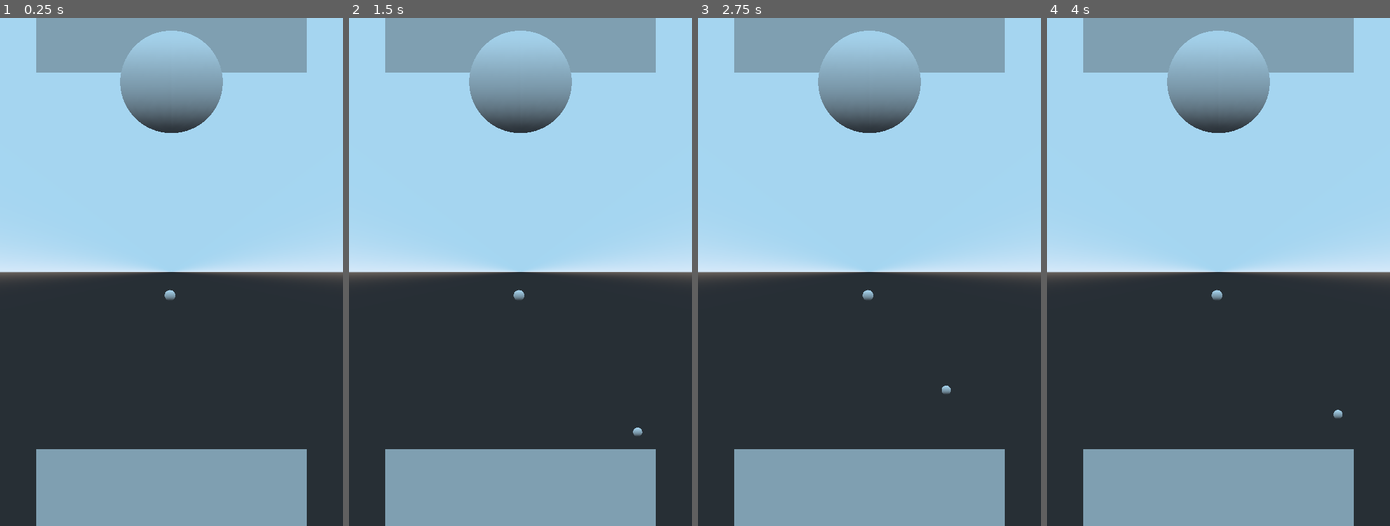
Above: before the commit, frames 1-4 (left to right).
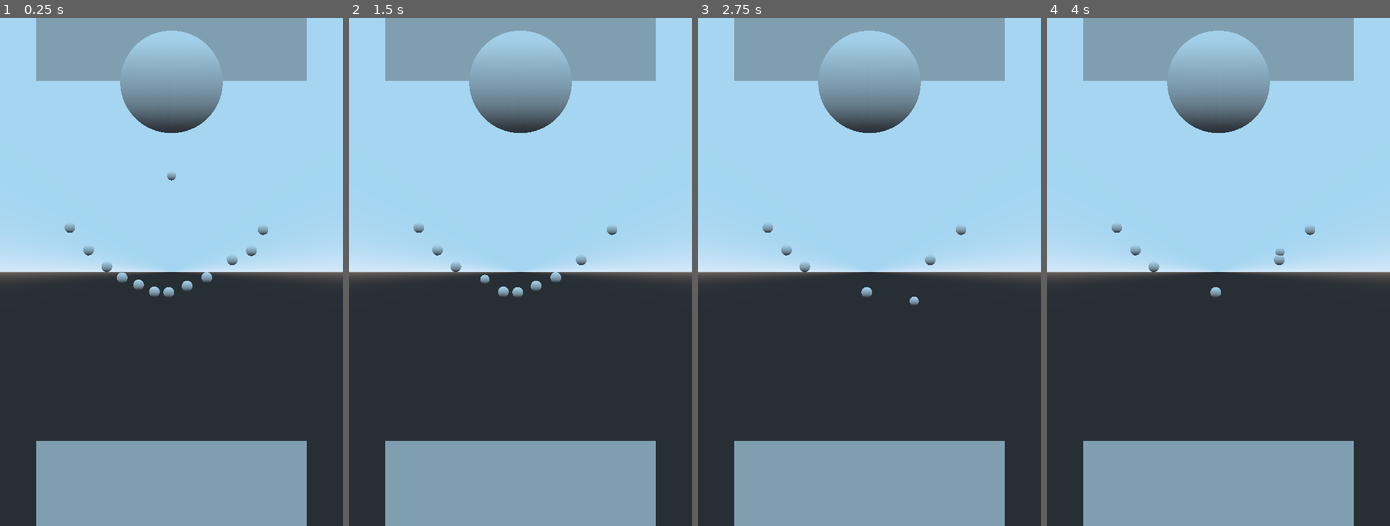
Above: after the commit, the same moments.

Repository: beothorn/librethrow
Game: Godot game, scene res://playStage/PlayStage.tscn
Two runs of this game, one before a commit and one after it. Both use one fixed random seed, a clock stepped at 60 frames per second and the inputs below.
Inputs (mouse positions are in pixels of both pictures, inside the frame that each line leads up to):
- Up to frame 1 (0.25 s): no input
- Up to frame 2 (1.5 s): tap Enter at 0.5 s; move the mouse to (595, 246) at 0.52 s; click (595, 246) at 0.67 s; move the mouse to (451, 297) at 1.27 s; click (451, 297) at 1.42 s
- Up to frame 3 (2.75 s): move the mouse to (903, 160) at 2.02 s; click (903, 160) at 2.17 s
- Up to frame 4 (4 s): move the mouse to (1201, 373) at 2.77 s; click (1201, 373) at 2.92 s; move the mouse to (1321, 348) at 3.52 s; click (1321, 348) at 3.67 s

The runs differ from the first frame. In frame 1, 2.7% of the frame differs, in the area x 10-90%, y 10-85%; in frame 2, 2.6%; in frame 3, 2.4%; in frame 4, 2.4%.
Error before the commit: Invalid get index 'position' (on base: 'InputEventKey'). (res://playStage/PlayStage.gd:37)
Error after the commit: Invalid get index 'position' (on base: 'InputEventKey'). (res://playStage/PlayStage.gd:35)

Commit message:
Add collisions check

Diff:
--- /dev/null
+++ b/game/playStage/Ball.gd
@@ -0,0 +1,36 @@
+extends RigidBody
+
+var should_reset = false
+var should_move_to_position = false
+var falling = false
+var position = Vector3(0,-2.2,0)
+
+func reset():
+	should_reset = true
+
+func freeze_on_position(pos):
+	position = pos
+	should_move_to_position = true
+
+func throw_towards(direction):
+	gravity_scale = 1
+	apply_impulse(Vector3(0,0,0), direction)
+	falling = true
+
+func _integrate_forces(state):
+	if falling:
+		return
+
+	if should_reset:
+		print("Reset")
+		gravity_scale = 0
+		set_linear_velocity(Vector3(0,0,0))
+		set_angular_velocity(Vector3(0,0,0))
+		translation = Vector3(0,-2.2,0)
+		should_reset = false
+	if should_move_to_position:
+		set_linear_velocity(Vector3(0,0,0))
+		set_angular_velocity(Vector3(0,0,0))
+		gravity_scale = 0
+		translation = position
+		should_move_to_position = false
--- a/game/playStage/PlayStage.gd
+++ b/game/playStage/PlayStage.gd
@@ -1,40 +1,46 @@
 extends Spatial
 
-onready var ball = get_node("/root/GameRoom/Ball")
+onready var root = get_node("/root/GameRoom")
+onready var stones = get_node("/root/GameRoom/Stones")
+onready var aim_ball = get_node("/root/GameRoom/Aim_ball")
+onready var ball_gen = preload("res://playStage/ThrownBall.tscn")
 onready var ball_collision_shape = get_node("/root/GameRoom/Ball/Ball_collision")
 onready var floor_collision_shape = get_node("/root/GameRoom/Walls/Walls_collisions/Floor_collision")
 
+var throw_force = 15
+var aim_circle_radius = 2.2
+
 var throwing = false
 
-func _ready():
-	set_process(true)
-
-func _on_StaticBody_input_event(camera, event, click_position, click_normal, shape_idx):
-	pass
-
 func throw_ball(towards_point):
-	ball.set_linear_velocity(Vector3(0,0,0))
+	var ball = ball_gen.instance()
+	root.add_child(ball)
+	ball.connect("collision", self, "_on_ball_hit")
+	ball.translation = aim_ball.translation
+	aim_ball.translation.z = 10
 	var pos = get_node("Camera").project_ray_origin(towards_point)
 	ball.gravity_scale = 1
 	var throw_direction = Vector3(pos.x, pos.y, 0)
 	throw_direction = throw_direction.normalized()
-	throw_direction = throw_direction * 15
+	throw_direction = throw_direction * throw_force
 	ball.apply_impulse(Vector3(0,0,0), throw_direction)
-
-func _process(delta):
-	#if ball_collision_shape.collide(ball_collision_shape.get_transform(), floor_collision_shape, floor_collision_shape.get_transform()):
-	#	throwing = false
-	#	ball.set_linear_velocity(Vector3(0,0,0))
-	pass
 
 func _input(event):
 	var mouse_click = event as InputEventMouseButton
-	if mouse_click and mouse_click.button_index == 1 and mouse_click.pressed:
+	if mouse_click and mouse_click.button_index == 1 and mouse_click.pressed and !throwing:
 		throw_ball(event.position)
 		throwing = true
 	else:
 		if !throwing:
 			var pos = get_node("Camera").project_ray_origin(event.position)
 			var pos2d = Vector3(pos.x, pos.y, 0)
-			var pos_cursor = pos2d.normalized() * 2.2
-			ball.translation = pos_cursor
+			var pos_cursor = pos2d.normalized() * aim_circle_radius
+			aim_ball.translation = pos_cursor
+
+func _on_ball_hit(obj, ball):
+	if obj.is_in_group("Stone"):
+		stones.remove_child(obj)
+	if obj.is_in_group("BallKiller"):
+		root.remove_child(ball)
+		throwing = false
+		aim_ball.translation.z = 0
--- a/game/playStage/PlayStage.tscn
+++ b/game/playStage/PlayStage.tscn
@@ -1,29 +1,22 @@
-[gd_scene load_steps=11 format=2]
+[gd_scene load_steps=10 format=2]
 
 [ext_resource path="res://playStage/PlayStage.gd" type="Script" id=1]
-
-[sub_resource type="PhysicsMaterial" id=1]
-bounce = 0.8
-
-[sub_resource type="SpatialMaterial" id=2]
-
-[sub_resource type="SphereMesh" id=3]
-material = SubResource( 2 )
-radius = 0.18
-height = 0.36
-
-[sub_resource type="SphereShape" id=4]
-radius = 0.184528
 
 [sub_resource type="SphereMesh" id=5]
 radius = 2.0
 height = 4.0
 
 [sub_resource type="CubeMesh" id=6]
-size = Vector3( 10.53, 7.73, 7.19 )
+size = Vector3( 10.53, 8.38, 7.19 )
+
+[sub_resource type="CubeMesh" id=11]
+size = Vector3( 10.53, 8.38, 10.96 )
 
 [sub_resource type="BoxShape" id=7]
 extents = Vector3( 0.683, 8.044, 2.474 )
+
+[sub_resource type="BoxShape" id=12]
+extents = Vector3( 5.256, 1, 1 )
 
 [sub_resource type="SphereMesh" id=8]
 radius = 0.21
@@ -31,6 +24,10 @@
 
 [sub_resource type="SphereShape" id=9]
 radius = 0.209693
+
+[sub_resource type="SphereMesh" id=10]
+radius = 0.18
+height = 0.36
 
 [node name="GameRoom" type="Spatial"]
 script = ExtResource( 1 )
@@ -40,16 +37,6 @@
 projection = 1
 size = 19.8
 
-[node name="Ball" type="RigidBody" parent="."]
-physics_material_override = SubResource( 1 )
-gravity_scale = 0.0
-
-[node name="Ball" type="CSGMesh" parent="Ball"]
-mesh = SubResource( 3 )
-
-[node name="Ball_collision" type="CollisionShape" parent="Ball"]
-shape = SubResource( 4 )
-
 [node name="Aim" type="CSGMesh" parent="."]
 transform = Transform( 1, 0, 0, 0, 1, 0, 0, 0, 1, 0, 0.032, 0.045 )
 mesh = SubResource( 5 )
@@ -62,32 +49,169 @@
 
 [node name="BottomWall" type="CSGMesh" parent="Walls"]
 transform = Transform( 1, 0, 0, 0, 1, 0, 0, 0, 1, 0, -18.156, -3.44987 )
-mesh = SubResource( 6 )
+mesh = SubResource( 11 )
 
 [node name="Walls_collisions" type="StaticBody" parent="Walls"]
-
-[node name="Floor_collision" type="CollisionShape" parent="Walls/Walls_collisions"]
-transform = Transform( -4.37114e-08, 1, 0, -1, -4.37114e-08, 0, 0, 0, 1, 0.01, -14.973, 0 )
-shape = SubResource( 7 )
-
-[node name="CollisionShape2" type="CollisionShape" parent="Walls/Walls_collisions"]
+editor/display_folded = true
+
+[node name="Right" type="CollisionShape" parent="Walls/Walls_collisions"]
 transform = Transform( 1, 0, 0, 0, 1, 0, 0, 0, 1, 5.951, -6.241, 0 )
 shape = SubResource( 7 )
 
-[node name="CollisionShape3" type="CollisionShape" parent="Walls/Walls_collisions"]
+[node name="Left" type="CollisionShape" parent="Walls/Walls_collisions"]
 transform = Transform( 1, 0, 0, 0, 1, 0, 0, 0, 1, -5.949, -6.241, 0 )
 shape = SubResource( 7 )
 
+[node name="Top" type="CollisionShape" parent="Walls/Walls_collisions"]
+transform = Transform( 1, 0, 0, 0, 1, 0, 0, 0, 1, 0, 1.06997, 0 )
+shape = SubResource( 12 )
+
 [node name="Stones" type="Spatial" parent="."]
-editor/display_folded = true
-
-[node name="Stone" type="StaticBody" parent="Stones"]
-transform = Transform( 1, 0, 0, 0, 1, 0, 0, 0, 1, -0.104614, -0.910785, 0 )
+
+[node name="Stone" type="StaticBody" parent="Stones" groups=[
+"Stone",
+]]
+transform = Transform( 1, 0, 0, 0, 1, 0, 0, 0, 1, -0.104614, -8.1746, 0 )
 
 [node name="Stone" type="CSGMesh" parent="Stones/Stone"]
-transform = Transform( 1, 0, 0, 0, 1, 0, 0, 0, 1, 0.0477142, -7.38316, 0.0454814 )
 mesh = SubResource( 8 )
 
 [node name="CollisionShape" type="CollisionShape" parent="Stones/Stone"]
-transform = Transform( 1, 0, 0, 0, 1, 0, 0, 0, 1, 0.0477142, -7.38316, 0.0454814 )
-shape = SubResource( 9 )
+shape = SubResource( 9 )
+
+[node name="Stone2" type="StaticBody" parent="Stones" groups=[
+"Stone",
+]]
+transform = Transform( 1, 0, 0, 0, 1, 0, 0, 0, 1, 1.37433, -7.59409, 0 )
+
+[node name="Stone" type="CSGMesh" parent="Stones/Stone2"]
+mesh = SubResource( 8 )
+
+[node name="CollisionShape" type="CollisionShape" parent="Stones/Stone2"]
+shape = SubResource( 9 )
+
+[node name="Stone3" type="StaticBody" parent="Stones" groups=[
+"Stone",
+]]
+editor/display_folded = true
+transform = Transform( 1, 0, 0, 0, 1, 0, 0, 0, 1, 2.36653, -6.90142, 0 )
+
+[node name="Stone" type="CSGMesh" parent="Stones/Stone3"]
+mesh = SubResource( 8 )
+
+[node name="CollisionShape" type="CollisionShape" parent="Stones/Stone3"]
+shape = SubResource( 9 )
+
+[node name="Stone4" type="StaticBody" parent="Stones" groups=[
+"Stone",
+]]
+transform = Transform( 1, 0, 0, 0, 1, 0, 0, 0, 1, -2.52194, -7.17121, 0 )
+
+[node name="Stone" type="CSGMesh" parent="Stones/Stone4"]
+mesh = SubResource( 8 )
+
+[node name="CollisionShape" type="CollisionShape" parent="Stones/Stone4"]
+shape = SubResource( 9 )
+
+[node name="Stone5" type="StaticBody" parent="Stones" groups=[
+"Stone",
+]]
+transform = Transform( 1, 0, 0, 0, 1, 0, 0, 0, 1, -3.23299, -6.51978, 0 )
+
+[node name="Stone" type="CSGMesh" parent="Stones/Stone5"]
+mesh = SubResource( 8 )
+
+[node name="CollisionShape" type="CollisionShape" parent="Stones/Stone5"]
+shape = SubResource( 9 )
+
+[node name="Stone6" type="StaticBody" parent="Stones" groups=[
+"Stone",
+]]
+editor/display_folded = true
+transform = Transform( 1, 0, 0, 0, 1, 0, 0, 0, 1, 3.56466, -5.72202, 0 )
+
+[node name="Stone" type="CSGMesh" parent="Stones/Stone6"]
+mesh = SubResource( 8 )
+
+[node name="CollisionShape" type="CollisionShape" parent="Stones/Stone6"]
+shape = SubResource( 9 )
+
+[node name="Stone7" type="StaticBody" parent="Stones" groups=[
+"Stone",
+]]
+transform = Transform( 1, 0, 0, 0, 1, 0, 0, 0, 1, 3.11535, -6.54573, 0 )
+
+[node name="Stone" type="CSGMesh" parent="Stones/Stone7"]
+mesh = SubResource( 8 )
+
+[node name="CollisionShape" type="CollisionShape" parent="Stones/Stone7"]
+shape = SubResource( 9 )
+
+[node name="Stone8" type="StaticBody" parent="Stones" groups=[
+"Stone",
+]]
+transform = Transform( 1, 0, 0, 0, 1, 0, 0, 0, 1, -0.666233, -8.15571, 0 )
+
+[node name="Stone" type="CSGMesh" parent="Stones/Stone8"]
+mesh = SubResource( 8 )
+
+[node name="CollisionShape" type="CollisionShape" parent="Stones/Stone8"]
+shape = SubResource( 9 )
+
+[node name="Stone9" type="StaticBody" parent="Stones" groups=[
+"Stone",
+]]
+transform = Transform( 1, 0, 0, 0, 1, 0, 0, 0, 1, 0.606777, -7.93106, 0 )
+
+[node name="Stone" type="CSGMesh" parent="Stones/Stone9"]
+mesh = SubResource( 8 )
+
+[node name="CollisionShape" type="CollisionShape" parent="Stones/Stone9"]
+shape = SubResource( 9 )
+
+[node name="Stone10" type="StaticBody" parent="Stones" groups=[
+"Stone",
+]]
+transform = Transform( 1, 0, 0, 0, 1, 0, 0, 0, 1, -1.28402, -7.88116, 0 )
+
+[node name="Stone" type="CSGMesh" parent="Stones/Stone10"]
+mesh = SubResource( 8 )
+
+[node name="CollisionShape" type="CollisionShape" parent="Stones/Stone10"]
+shape = SubResource( 9 )
+
+[node name="Stone11" type="StaticBody" parent="Stones" groups=[
+"Stone",
+]]
+transform = Transform( 1, 0, 0, 0, 1, 0, 0, 0, 1, -1.92332, -7.60367, 0 )
+
+[node name="Stone" type="CSGMesh" parent="Stones/Stone11"]
+mesh = SubResource( 8 )
+
+[node name="CollisionShape" type="CollisionShape" parent="Stones/Stone11"]
+shape = SubResource( 9 )
+
+[node name="Stone12" type="StaticBody" parent="Stones" groups=[
+"Stone",
+]]
+editor/display_folded = true
+transform = Transform( 1, 0, 0, 0, 1, 0, 0, 0, 1, -3.96108, -5.64173, 0 )
+
+[node name="Stone" type="CSGMesh" parent="Stones/Stone12"]
+mesh = SubResource( 8 )
+
+[node name="CollisionShape" type="CollisionShape" parent="Stones/Stone12"]
+shape = SubResource( 9 )
+
+[node name="Aim_ball" type="CSGMesh" parent="."]
+transform = Transform( 1, 0, 0, 0, 1, 0, 0, 0, 1, 0, -3.6232, 0 )
+mesh = SubResource( 10 )
+
+[node name="Outside_floor" type="StaticBody" parent="." groups=[
+"BallKiller",
+]]
+transform = Transform( 1, 0, 0, 0, 1, 0, 0, 0, 1, 0, -14.996, 0 )
+
+[node name="Floor_collision" type="CollisionShape" parent="Outside_floor"]
+transform = Transform( -4.37114e-08, 1, 0, -1, -4.37114e-08, 0, 0, 0, 1, 0, 0, 0 )
+shape = SubResource( 7 )
--- /dev/null
+++ b/game/playStage/ThrownBall.gd
@@ -0,0 +1,6 @@
+extends RigidBody
+
+signal collision
+
+func _on_Ball_body_entered(body):
+	emit_signal("collision", body, self)
--- /dev/null
+++ b/game/playStage/ThrownBall.tscn
@@ -0,0 +1,32 @@
+[gd_scene load_steps=6 format=2]
+
+[ext_resource path="res://playStage/ThrownBall.gd" type="Script" id=1]
+
+[sub_resource type="PhysicsMaterial" id=1]
+bounce = 0.8
+
+[sub_resource type="SpatialMaterial" id=2]
+
+[sub_resource type="SphereMesh" id=3]
+material = SubResource( 2 )
+radius = 0.18
+height = 0.36
+
+[sub_resource type="SphereShape" id=4]
+radius = 0.184528
+
+[node name="Ball" type="RigidBody"]
+physics_material_override = SubResource( 1 )
+gravity_scale = 0.0
+contacts_reported = 4
+contact_monitor = true
+axis_lock_linear_z = true
+axis_lock_angular_z = true
+script = ExtResource( 1 )
+
+[node name="Ball" type="CSGMesh" parent="."]
+mesh = SubResource( 3 )
+
+[node name="Ball_collision" type="CollisionShape" parent="."]
+shape = SubResource( 4 )
+[connection signal="body_entered" from="." to="." method="_on_Ball_body_entered"]
